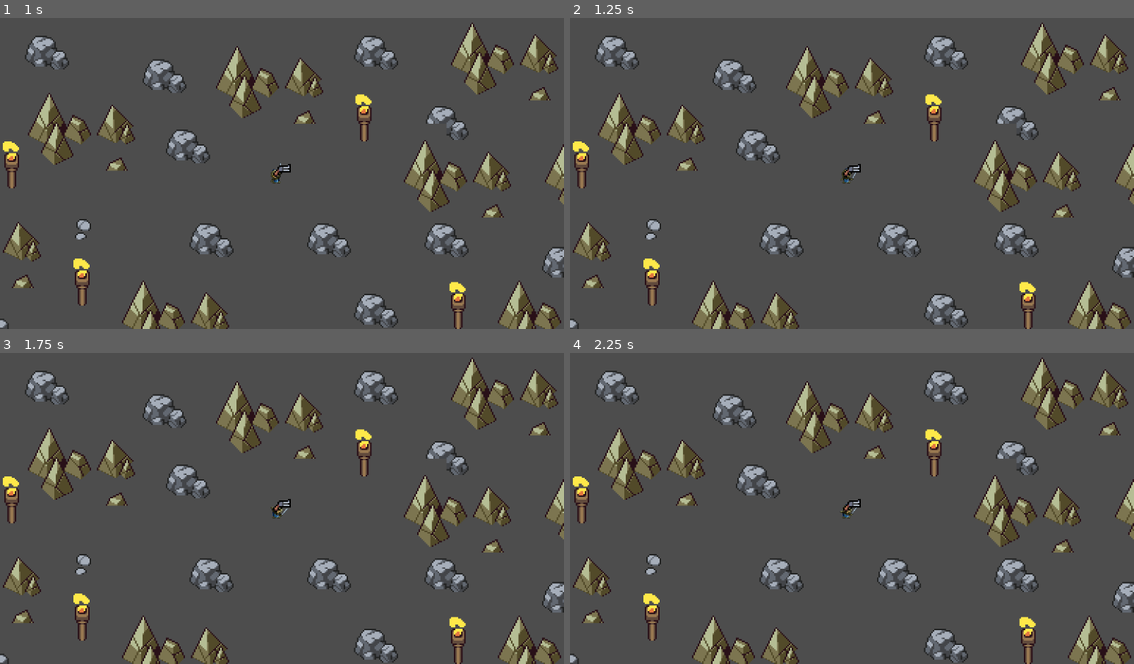
Above: before the commit, frames 1-4 (two rows, left to right).
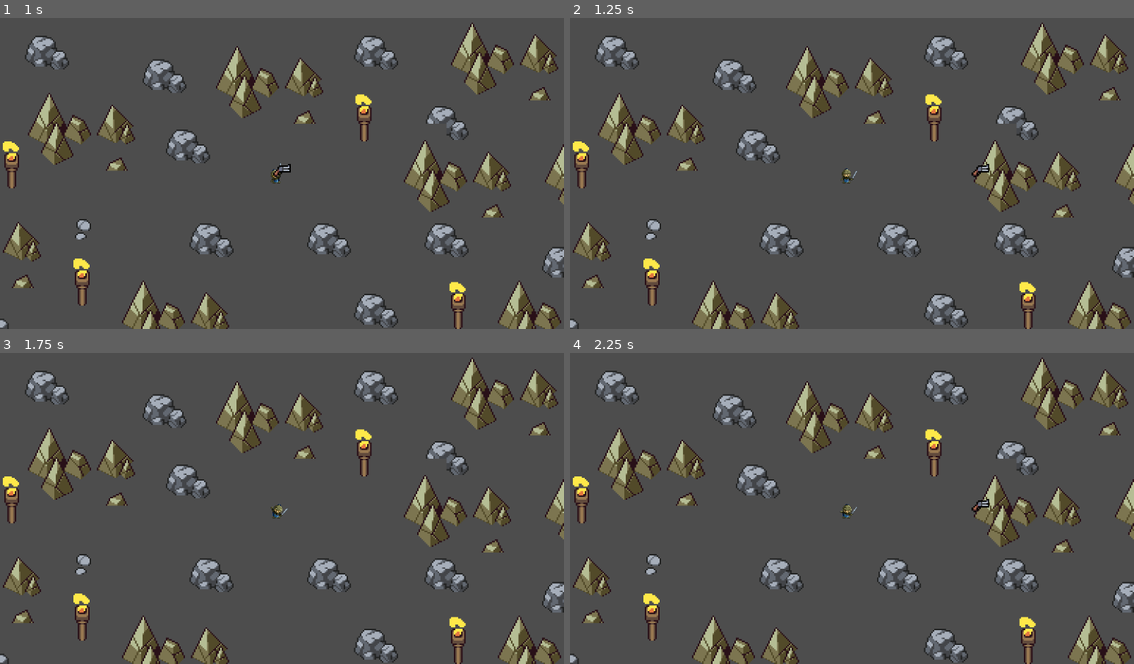
Above: after the commit, the same moments.

Repository: baxraw15/testtesd
Game: Godot game, scene res://level_1.tscn
Two runs of this game, one before a commit and one after it. Both use one fixed random seed, a clock stepped at 60 frames per second and the inputs below.
Inputs:
- Up to frame 1 (1 s): no input
- Up to frame 2 (1.25 s): no input
- Up to frame 3 (1.75 s): no input
- Up to frame 4 (2.25 s): no input

Frame 1 is identical in both runs. In frame 2, 0.1% of the frame differs, in the area x 48-75%, y 46-52%; in frame 3, less than 0.1%; in frame 4, 0.1%.

Commit message:
Update knife.tscn

Diff:
--- a/testtest/knife.tscn
+++ b/testtest/knife.tscn
@@ -1,6 +1,20 @@
 [gd_scene format=3 uid="uid://coug2j5gimy8f"]
 
 [ext_resource type="Texture2D" uid="uid://b3ah62uqqa00" path="res://Ultimate weapon.png" id="1_mawn3"]
+
+[sub_resource type="GDScript" id="GDScript_mawn3"]
+script/source = "extends Area2D
+
+@export var SPEED = 350
+# Called when the node enters the scene tree for the first time.
+func _ready() -> void:
+	pass # Replace with function body.
+
+
+# Called every frame. 'delta' is the elapsed time since the previous frame.
+func _physics_process(delta:):
+	translate(Vector2.RIGHT.rotated(rotation) * SPEED * delta)
+"
 
 [sub_resource type="CircleShape2D" id="CircleShape2D_mawn3"]
 radius = 5.0
@@ -43,6 +57,7 @@
 }
 
 [node name="knife" type="Area2D" unique_id=309385546]
+script = SubResource("GDScript_mawn3")
 
 [node name="CollisionShape2D" type="CollisionShape2D" parent="." unique_id=931415749]
 shape = SubResource("CircleShape2D_mawn3")
